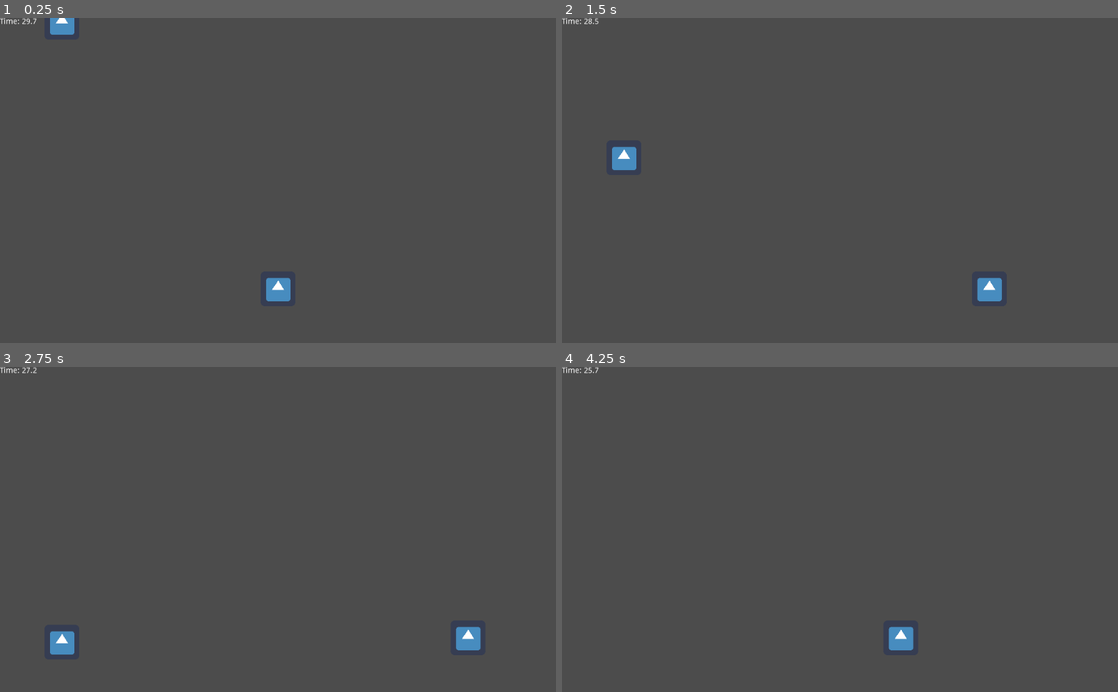
Above: before the commit, frames 1-4 (two rows, left to right).
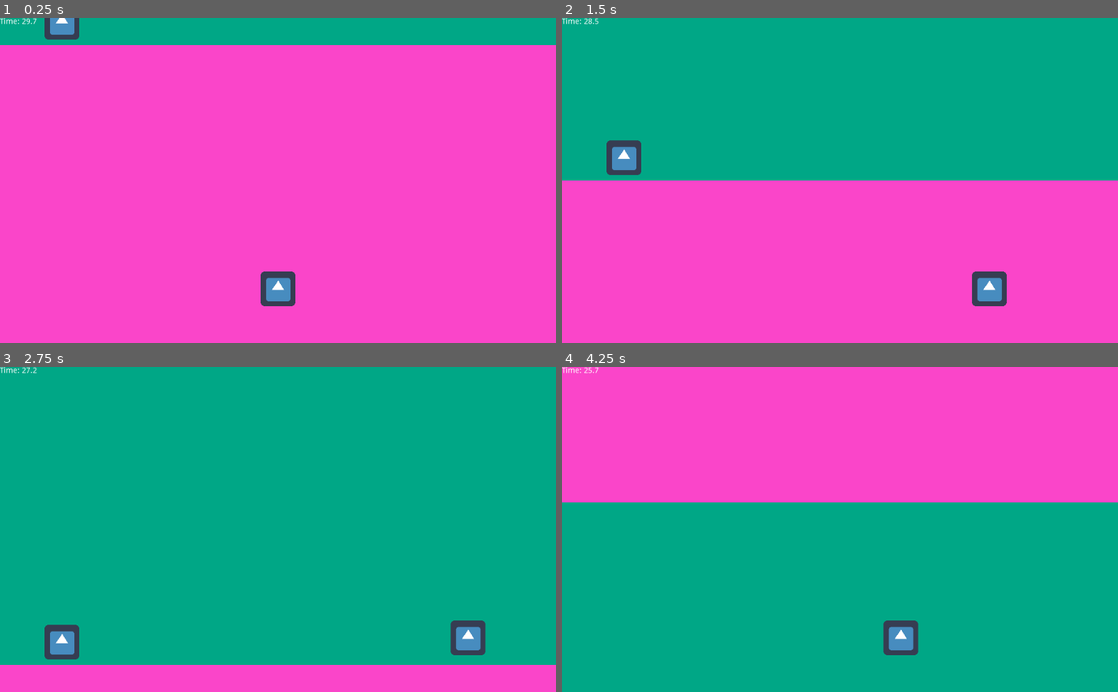
Above: after the commit, the same moments.

Repository: sidfer/devhacks-2025
Game: Godot game, scene res://Main.tscn
The game is run twice, just before and just after one commit, with the same random seed, the same clock (stepped at 60 frames per second) and the same inputs. The engine's default icon, where the game draws it, is replaced by a stand-in: a white triangle on a blue panel in a dark square.
Inputs:
- Up to frame 1 (0.25 s): no input
- Up to frame 2 (1.5 s): hold Right (ui_right) 0.53-1.28 s; hold Left (ui_left) from 1.28 s (still down)
- Up to frame 3 (2.75 s): release Left (ui_left) at 2.03 s; hold Right (ui_right) from 2.03 s (still down)
- Up to frame 4 (4.25 s): release Right (ui_right) at 3.53 s; hold Left (ui_left) from 3.53 s (still down)

The runs differ from the first frame. In frame 1, 99% of the frame differs, in the area x 0-100%, y 0-100%; in frame 2, 99%; in frame 3, 99%; in frame 4, 99%.

Commit message:
added moving background

Diff:
--- /dev/null
+++ b/BackgroundTile.gd
@@ -0,0 +1,9 @@
+extends Node2D
+
+var scroll_speed = 200  # Match this to collectible speed
+
+func _process(delta):
+	position.y += scroll_speed * delta  # Move downward
+	# Reset position when off-screen
+	if position.y > get_viewport_rect().size.y:
+		position.y = -get_viewport_rect().size.y  # Move back to the top
--- /dev/null
+++ b/BackgroundTile.tscn
@@ -0,0 +1,11 @@
+[gd_scene load_steps=2 format=2]
+
+[ext_resource path="res://BackgroundTile.gd" type="Script" id=1]
+
+[node name="BackgroundTile" type="Node2D"]
+script = ExtResource( 1 )
+
+[node name="ColorRect" type="ColorRect" parent="."]
+margin_right = 1024.0
+margin_bottom = 600.0
+color = Color( 0.980392, 0.270588, 0.788235, 1 )
--- a/Main.gd
+++ b/Main.gd
@@ -4,7 +4,11 @@
 var time_pickup_scene = preload("res://TimePickup.tscn")
 
 func _ready():
-	$Player.position = Vector2(get_viewport_rect().size.x / 2, get_viewport_rect().size.y - 100)
+	# Center the player horizontally, fix at bottom
+	$Player.position = Vector2(
+		get_viewport_rect().size.x / 2,
+		get_viewport_rect().size.y - 100  # 100 pixels above bottom
+	)
 	$SpawnTimer.start()
 
 func _process(delta):
--- a/Main.tscn
+++ b/Main.tscn
@@ -1,14 +1,23 @@
-[gd_scene load_steps=6 format=2]
+[gd_scene load_steps=7 format=2]
 
 [ext_resource path="res://icon.png" type="Texture" id=1]
 [ext_resource path="res://Player.gd" type="Script" id=2]
 [ext_resource path="res://TimePickup.tscn" type="PackedScene" id=3]
 [ext_resource path="res://Main.gd" type="Script" id=4]
+[ext_resource path="res://BackgroundTile.tscn" type="PackedScene" id=5]
 
 [sub_resource type="RectangleShape2D" id=1]
 
 [node name="Main" type="Node2D"]
 script = ExtResource( 4 )
+
+[node name="BackgroundTile" parent="." instance=ExtResource( 5 )]
+
+[node name="BackgroundTile2" parent="." instance=ExtResource( 5 )]
+position = Vector2( 1.36422e-12, -600 )
+
+[node name="ColorRect" parent="BackgroundTile2" index="0"]
+color = Color( 0, 0.654902, 0.52549, 1 )
 
 [node name="Player" type="Area2D" parent="."]
 script = ExtResource( 2 )
@@ -39,3 +48,5 @@
 position = Vector2( 106, -41 )
 
 [connection signal="timeout" from="SpawnTimer" to="." method="_on_SpawnTimer_timeout"]
+
+[editable path="BackgroundTile2"]
